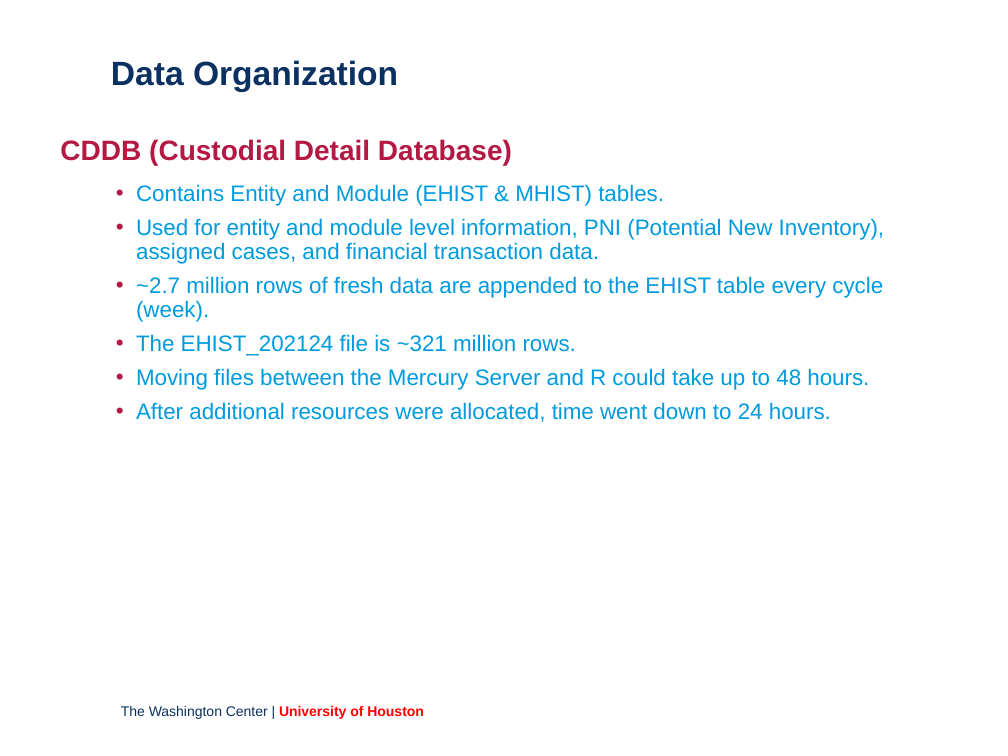
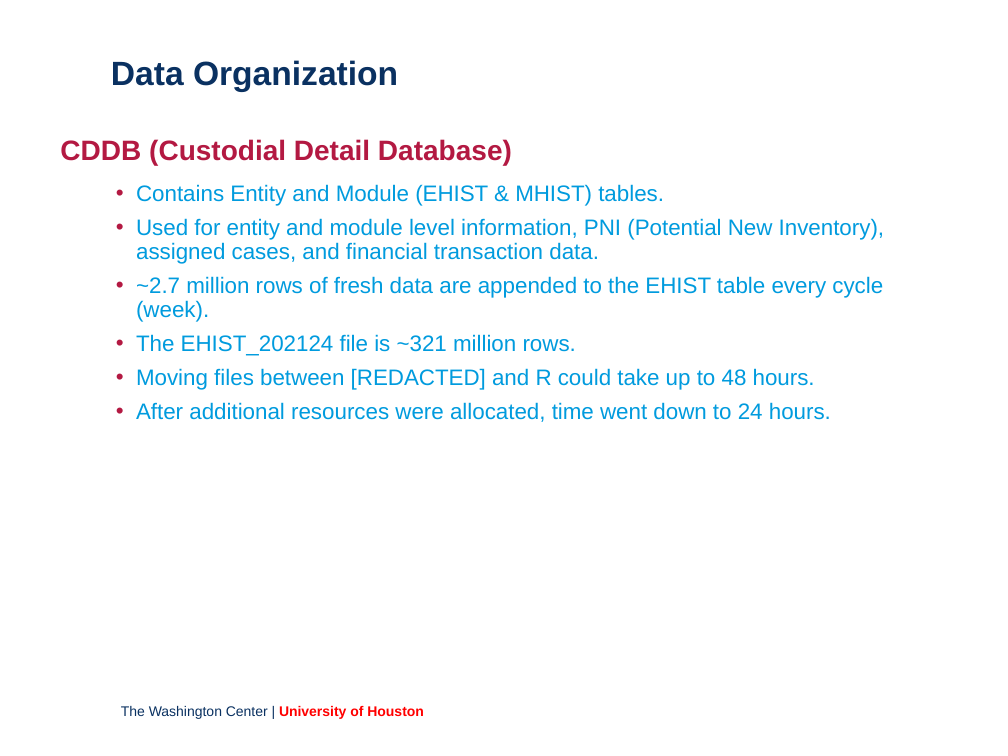
Before and after one commit to Ifraz93/Spark-R-Front-End-Implementation-Within-The-IRS, a slide deck: slide 4 of Demo Day.pptx. Drawn at 1008x756 pixels with LibreOffice and Linux fonts; fonts in the diff are those of the drawing; background and template pictures are left out. Boxes give left, top, right and bottom in pixels: in the first picture for what was removed or moved away, otherwise in the second. Text is boxed around its words. In the diff, an @@ line names an element or a change of style, - is before the commit and + after.

```diff
--- a/Demo Day.pptx
+++ b/Demo Day.pptx
@@ text at [136, 368, 815, 390]: text changed @@
-      • Moving files between the Mercury Server and R could take up to 48 hours.
+      • Moving files between [REDACTED] and R could take up to 48 hours.
```
Also in this commit, not shown: 1 other slide changed.
